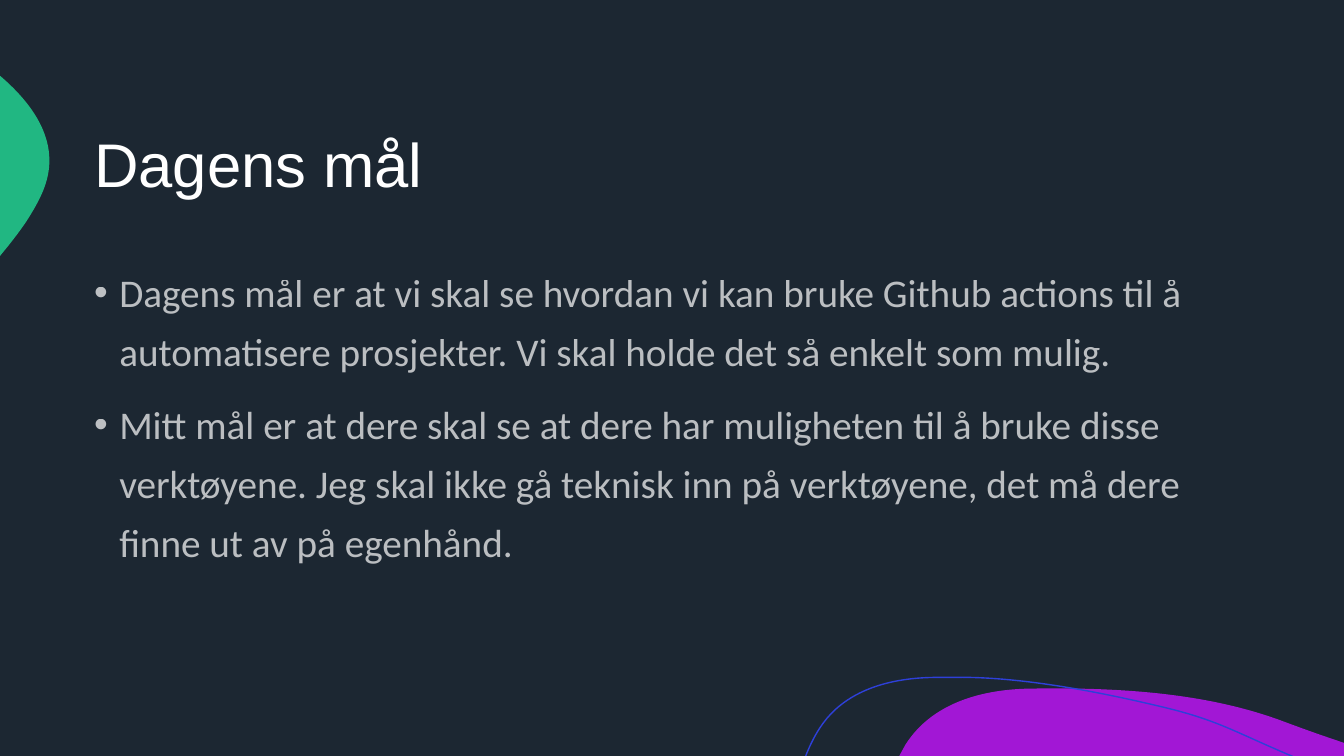
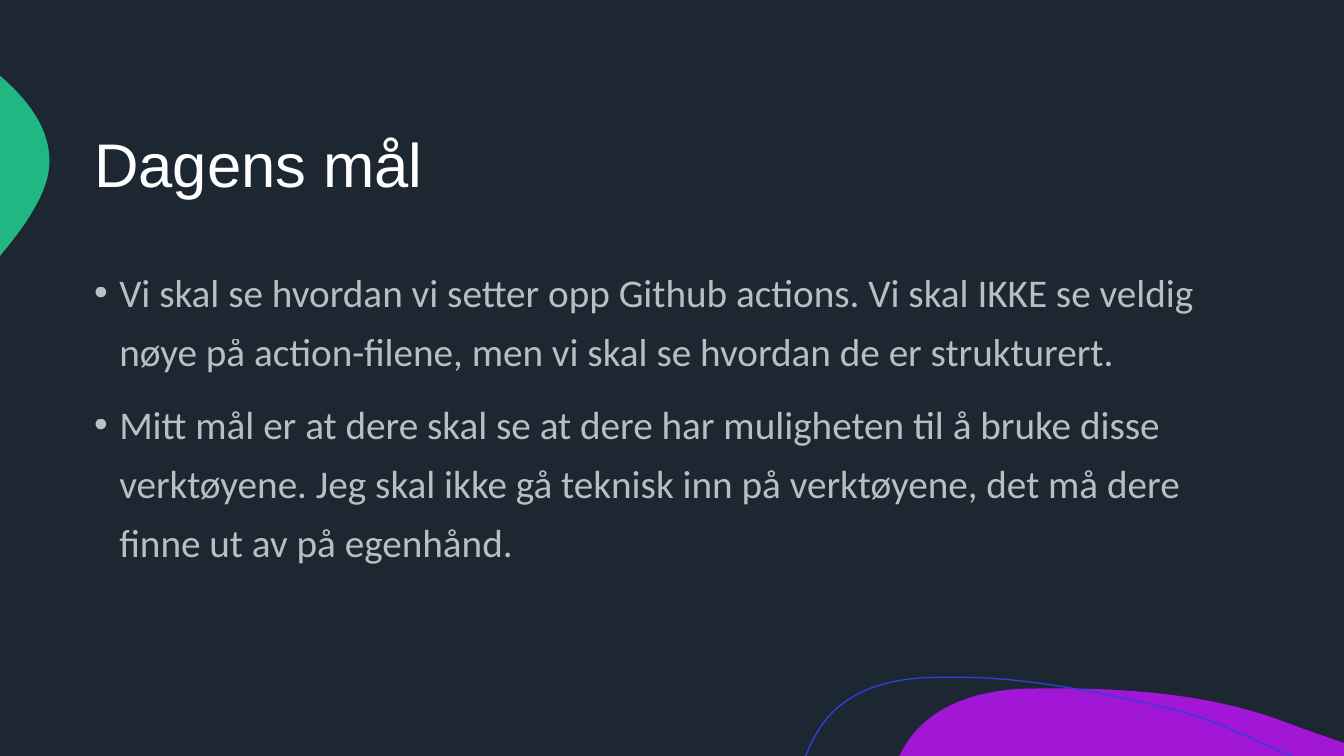
Before and after one commit to noramik/GITHUB_WS_CICD, a slide deck: slide 4 of GITHUB CICD.pptx. Drawn at 1344x756 pixels with LibreOffice and Linux fonts; fonts in the diff are those of the drawing. Boxes give left, top, right and bottom in pixels: in the first picture for what was removed or moved away, otherwise in the second. Text is boxed around its words. In the diff, an @@ line names an element or a change of style, - is before the commit and + after.

```diff
--- a/GITHUB CICD.pptx
+++ b/GITHUB CICD.pptx
@@ text at box(119, 280, 1194, 373): text changed @@
-• Dagens mål er at vi skal se hvordan vi kan bruke Github actions til å automatisere prosjekter. Vi skal holde det så enkelt som mulig.
+• Vi skal se hvordan vi setter opp Github actions. Vi skal IKKE se veldig nøye på action-filene, men vi skal se hvordan de er strukturert.
```
Also in this commit, not shown: 2 other slides changed.
